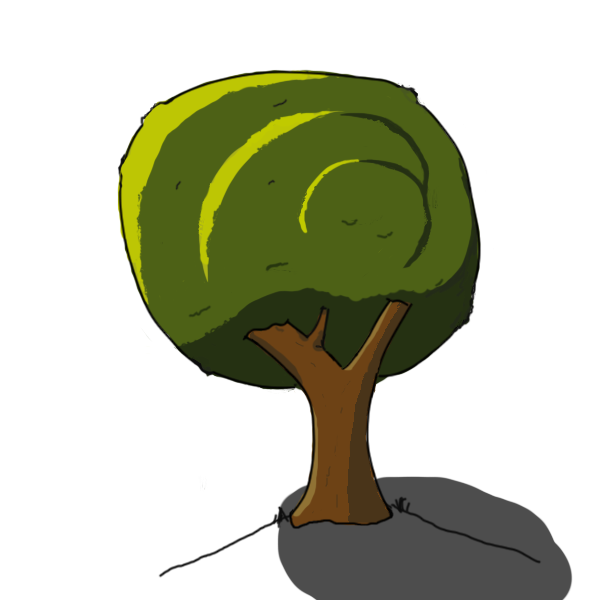
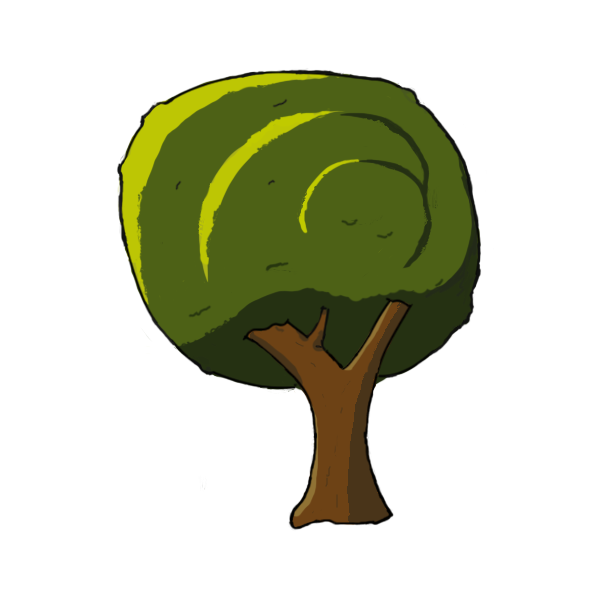
Before/after of a 600 × 600 layered artwork. What changed in the layer stack:
painted on "tronc" over left=287, top=387, right=395, bottom=532
painted on "branche2" over left=372, top=301, right=412, bottom=396
painted on "branche1" over left=252, top=308, right=344, bottom=390
painted on "feuiilage" over left=116, top=68, right=482, bottom=390
hid "sol" over left=158, top=495, right=542, bottom=579
hid "ombre" over left=277, top=476, right=573, bottom=600
